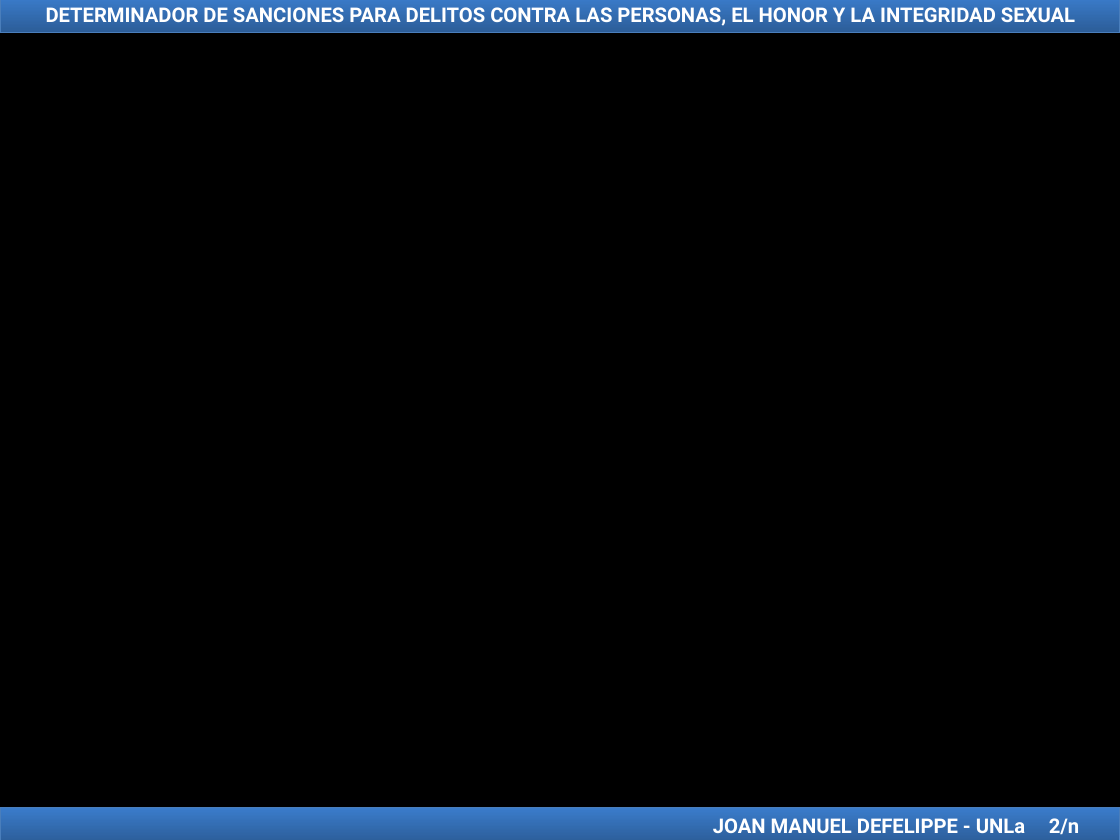
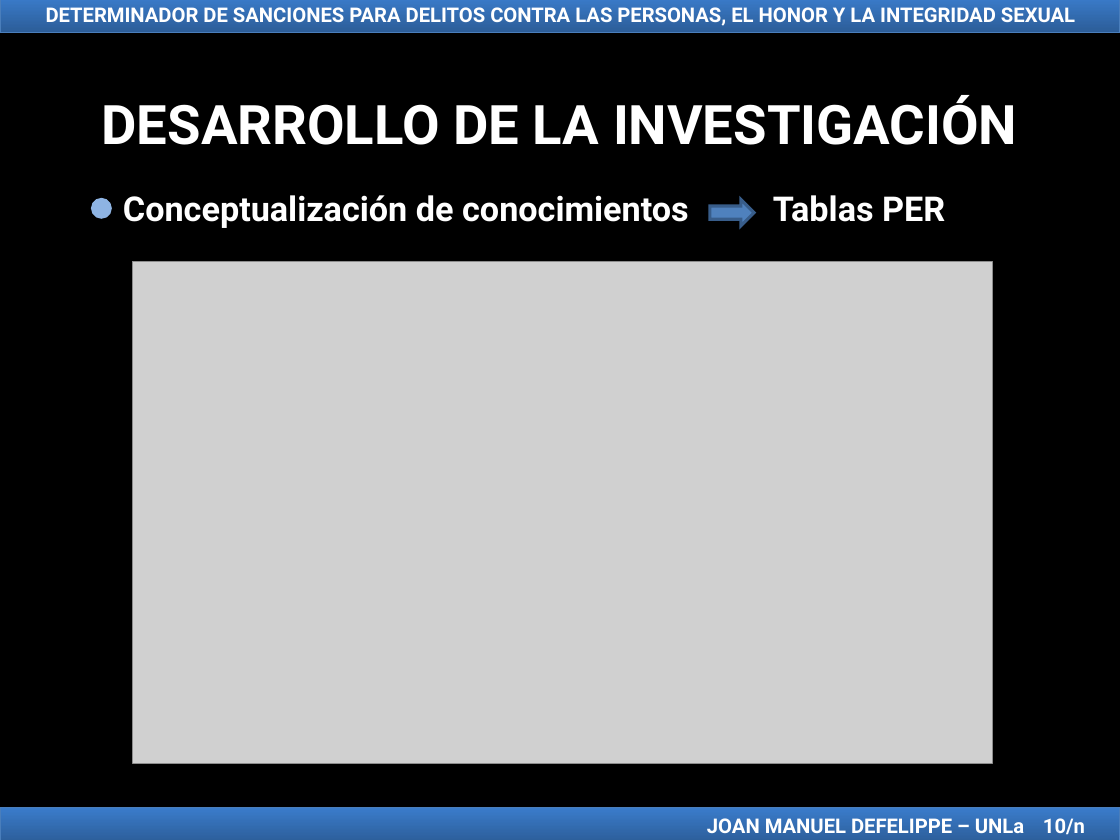
Before and after one commit to jmdefelippe/TFI_LicenciaturaEnSistemas, a slide deck: slide 34 of TFI Presentación Joan Manuel Defelippe.ppt (slide 16 before the commit). Drawn at 1120x840 pixels with LibreOffice and Linux fonts; fonts in the diff are those of the drawing; grey boxes stand for pictures. Boxes give left, top, right and bottom in pixels: in the first picture for what was removed or moved away, otherwise in the second. Text is boxed around its words. In the diff, an @@ line names an element or a change of style, - is before the commit and + after.

```diff
--- a/TFI Presentación Joan Manuel Defelippe.ppt
+++ b/TFI Presentación Joan Manuel Defelippe.ppt
@@ text added at [102,95,1017,145], 35 pt, text #FFFFFF, bold @@
+DESARROLLO DE LA INVESTIGACIÓN
@@ ellipse added at [93,199,111,217], fill #8EB4E3, outline #8EB4E3 2.01 pt @@
@@ text added at [123,195,945,228], 22 pt, text #FFFFFF, bold @@
+Conceptualización de conocimientos Tablas PER
@@ right arrow added at [710,199,754,226], fill #4F81BD, outline #385D8A 2.01 pt @@
@@ picture added at [133,261,992,763] @@
@@ text in rectangle at [707,818,1085,835]: text changed @@
-JOAN MANUEL DEFELIPPE - UNLa 2/n
+JOAN MANUEL DEFELIPPE – UNLa 10/n
```
Also in this commit, not shown: 14 other slides changed, 30 slides added.
